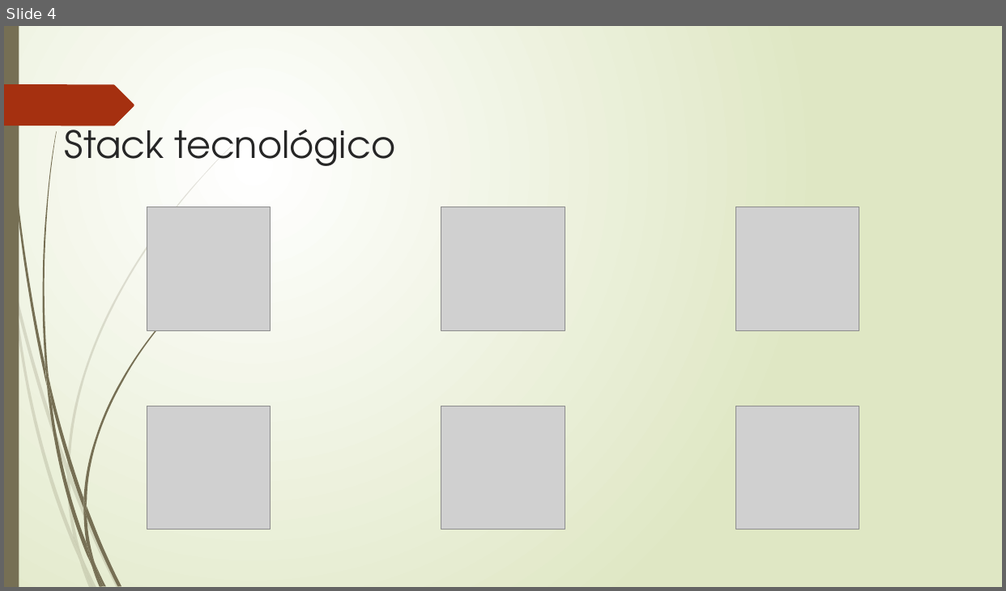
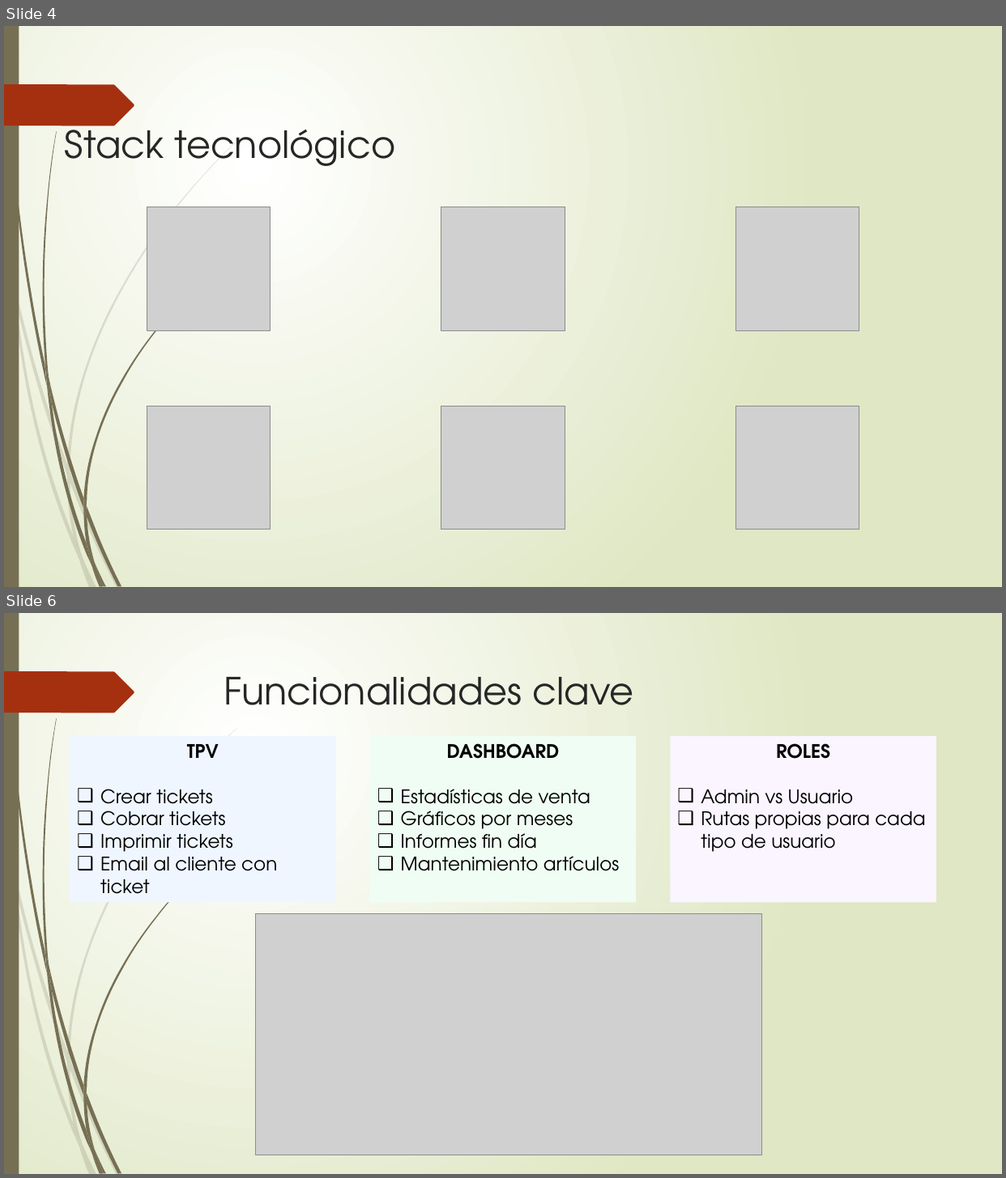
Before and after one commit to fumetria/DAW_Proyecto_Final, a slide deck: documentacion proyecto/Presentacion_proyecto.pptx. Shown one above the other, each under a label of ours: slide 4 before the commit, slides 4 and 6 after it; the slides between them are not shown. The pictures are 1006x591 and 1006x1178 pixels, drawn with LibreOffice and Linux fonts; fonts in the diff are those of the drawing; grey boxes stand for pictures. Boxes give left, top, right and bottom in pixels: in the first picture for what was removed or moved away, otherwise in the second. Text is boxed around its words. In the diff, an @@ line names an element or a change of style, - is before the commit and + after.

```diff
--- a/documentacion proyecto/Presentacion_proyecto.pptx
+++ b/documentacion proyecto/Presentacion_proyecto.pptx
@@ slide 6 added at [4,613,1002,1174], background gradient #FFFFFF to #DFE8C4; not listed: 24 template elements that a slide beside it also shows @@
@@ title added at [224,677,634,705], 36 pt, text #262626 @@
+Funcionalidades clave
@@ rectangle added at [70,736,336,903], fill #EFF6FF, 18 pt, text #000000 @@
+TPV
+❑ Crear tickets
+❑ Cobrar tickets
+❑ Imprimir tickets
+❑ Email al cliente con ticket
@@ rectangle added at [370,736,637,903], fill #F0FDF4, 18 pt, text #000000 @@
+DASHBOARD
+❑ Estadísticas de venta
+❑ Gráficos por meses
+❑ Informes fin día
+❑ Mantenimiento artículos
@@ rectangle added at [671,736,937,903], fill #FAF5FF, 18 pt, text #000000 @@
+ROLES
+❑ Admin vs Usuario
+❑ Rutas propias para cada tipo de usuario
@@ picture added at [256,914,762,1156] @@
```
Also in this commit, not shown: 2 other slides added.
